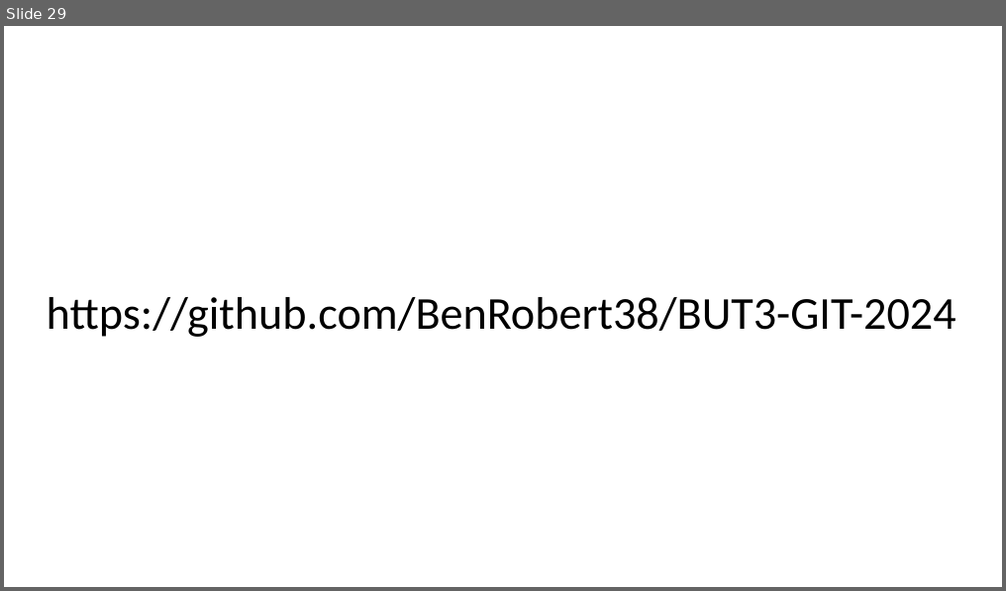
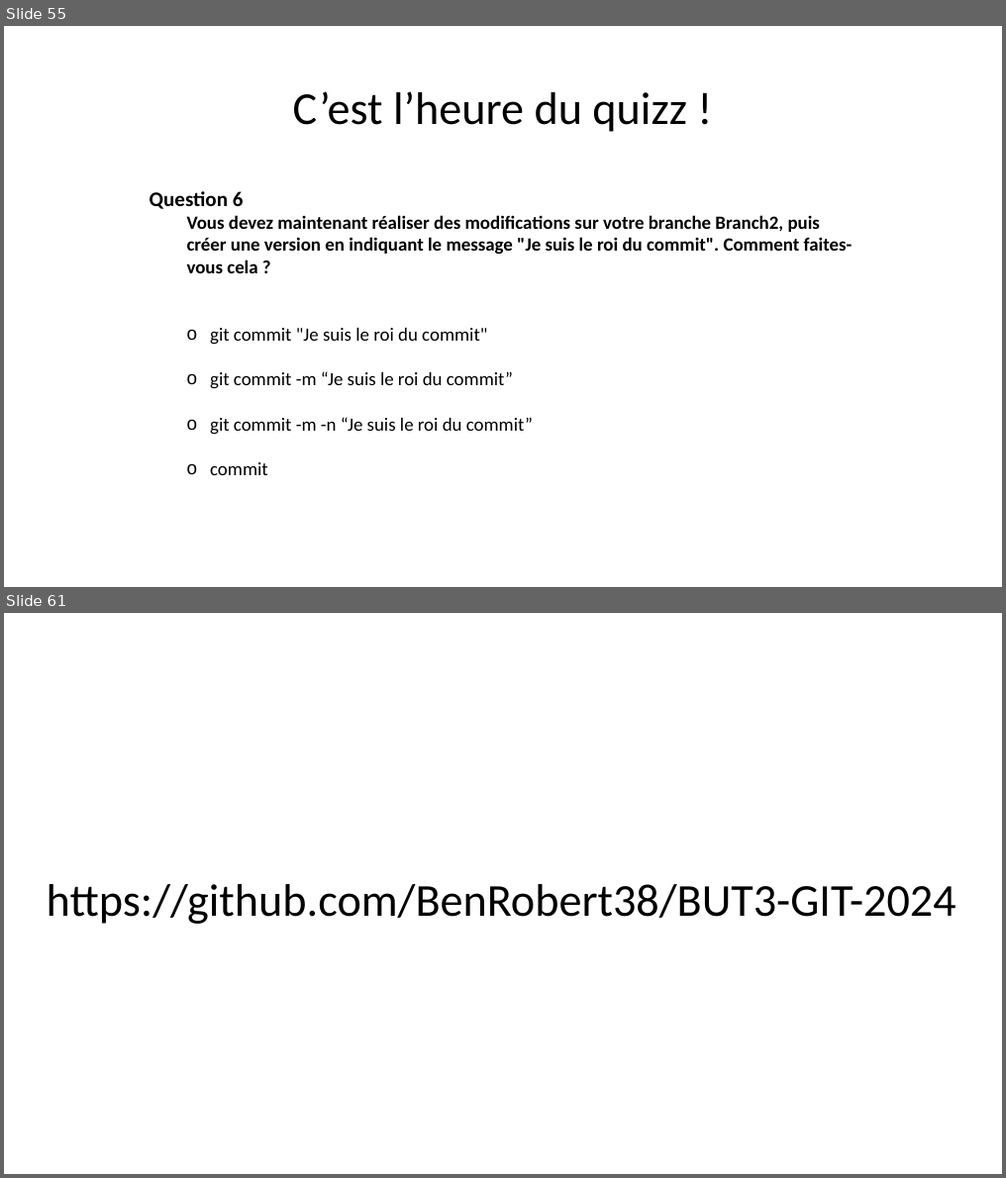
Before and after one commit to BenRobert38/BUT3-GIT-2024, a slide deck: Cours/BUT3-Cours2.pptx. Shown one above the other, each under a label of ours: slide 29 before the commit, slides 55 and 61 after it; the slides between them are not shown. The pictures are 1006x591 and 1006x1178 pixels, drawn with LibreOffice and Linux fonts; fonts in the diff are those of the drawing. Boxes give left, top, right and bottom in pixels: in the first picture for what was removed or moved away, otherwise in the second. Text is boxed around its words. In the diff, an @@ line names an element or a change of style, - is before the commit and + after.

```diff
--- a/Cours/BUT3-Cours2.pptx
+++ b/Cours/BUT3-Cours2.pptx
@@ slide 55 added at bbox=[4, 26, 1002, 587], background #FFFFFF @@
@@ title added at bbox=[293, 91, 687, 132], 44 pt, text #000000 @@
+C’est l’heure du quizz !
@@ text added at bbox=[150, 191, 852, 475], 18 pt, text #000000, bold @@
+Question 6
+  Vous devez maintenant réaliser des modifications sur votre branche Branch2, puis créer une version en indiquant le message "Je suis le roi du commit". Comment faites-vous cela ?
+  o git commit "Je suis le roi du commit"
+  o git commit -m “Je suis le roi du commit”
+  o git commit -m -n “Je suis le roi du commit”
+  o commit
@@ what was slide 29 is now slide 61 @@
```
Also in this commit, not shown: 1 slide changed, 31 other slides added.
